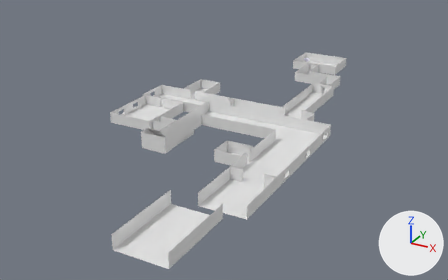
The Blender file GradJam/Assets/Models/whitebox.blend as it was, and as the next commit left it.
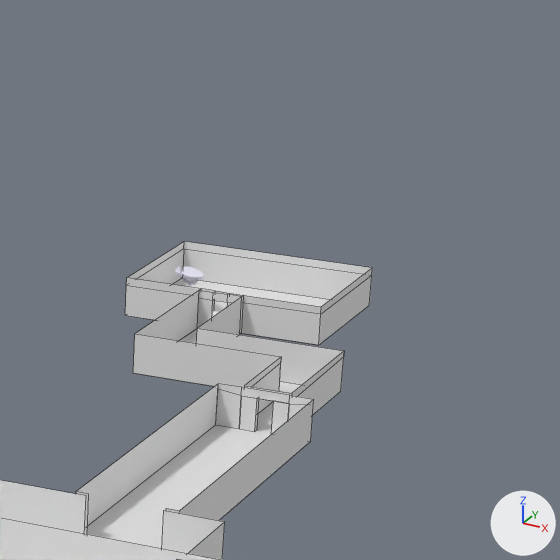
There are two pictures of each version: one whole from a camera (50 mm lens) standing at (85.6, -229.6, 76.5) and looking at (-1.1, -72.0, -2.3), one close up on the part from 59% to 86% of the width and 0% to 43% of the height. The axes (+X, +Y, +Z) are drawn at lower right. The lights are the same throughout. The close-ups show mesh edges as thin lines.
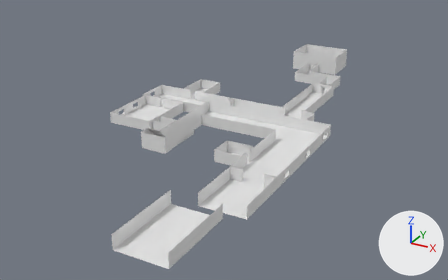
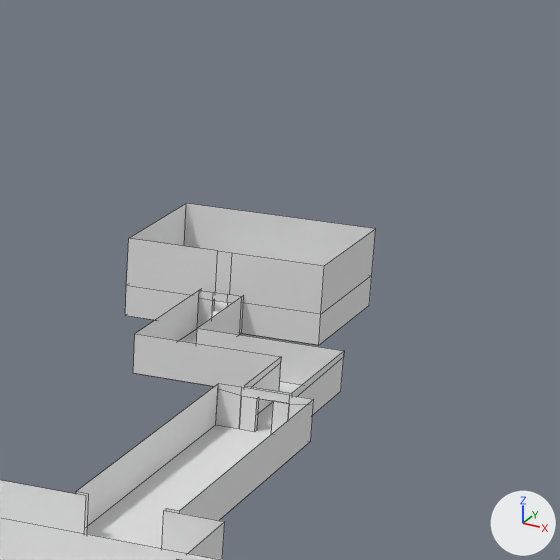
Pixel boxes [x1, y1, x2, y2] of what changed, in the close-ups (560 x 560 px; the box of a moved part takes in the faces that stretch with it):
'Cube.007', reshaped (25% taller): before [125, 278, 344, 434]; after [125, 238, 344, 434]
'Cube.005', reshaped (36% taller): before [127, 241, 372, 345]; after [130, 203, 376, 345]
part 1 of me_cube_009, moved or reshaped: before [126, 278, 321, 314]; after [126, 238, 324, 314]
part 2 of me_cube_003, moved or reshaped: before [127, 241, 372, 309]; after [130, 203, 376, 309]
'Plane.001', unchanged, covered by the edit: before [172, 278, 331, 312]; after [214, 300, 227, 312]

What changed in the scene script:
```text
Change me_cube_009:
    where me_cube_009.from_pydata(...)  # 62 vertices, 31 faces; spans x -11.06..2.0, y -3.5..8.52, z 0.0..1.75
    used by ob_cube_007; location = (13.0, -15.0, 0.0); scale = (2.0, 2.0, 2.0)
    before: 56 (-6.84, 8.52, 1.75) at pixel (215, 290), 57 (-6.16, 8.52, 1.75) at pixel (229, 293), 60 (-1.94, 8.52, 1.75) at pixel (321, 306), 61 (-11.06, 8.52, 1.75) at pixel (126, 277)
    me_cube_009 part 1
    add for i in [56, 57, 60, 61]: me_cube_009.vertices[i].co += Vector((0.0, 0.0, 1.82))
Change me_cube_003:
    where me_cube_003.from_pydata(...)  # 12 vertices, 6 faces; spans x -11.06..-1.94, y 8.52..15.36, z 0.0..1.75
    used by ob_cube_005; location = (13.0, -15.0, 0.0); scale = (2.0, 2.0, 2.0)
    before: 7 (-1.94, 8.52, 1.75) at pixel (321, 306), 9 (-11.06, 8.52, 1.75) at pixel (126, 277), 10 (-1.94, 15.36, 1.75) at pixel (372, 267), 11 (-11.06, 15.36, 1.75) at pixel (184, 241)
    me_cube_003 part 2
    add for i in [7, 9, 10, 11]: me_cube_003.vertices[i].co += Vector((0.0, 0.0, 1.82))
```
